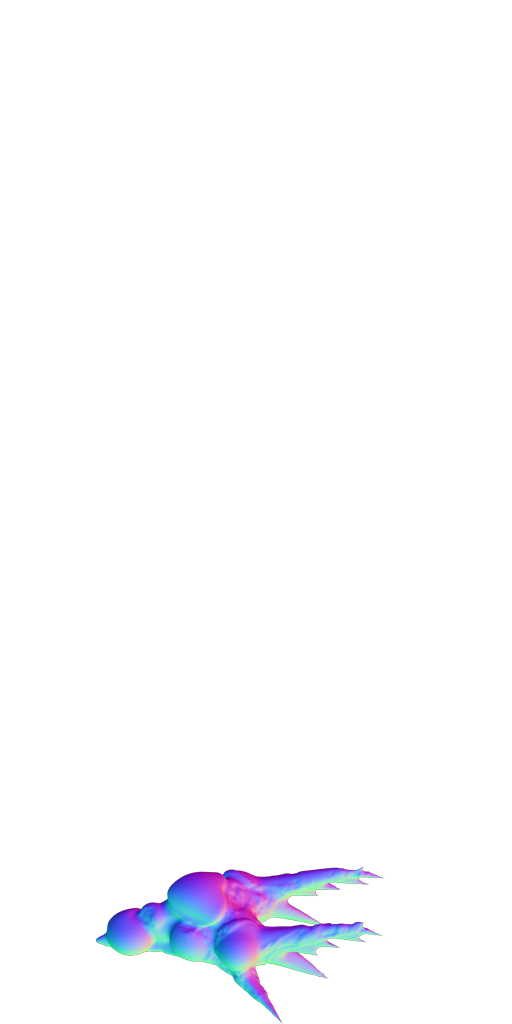
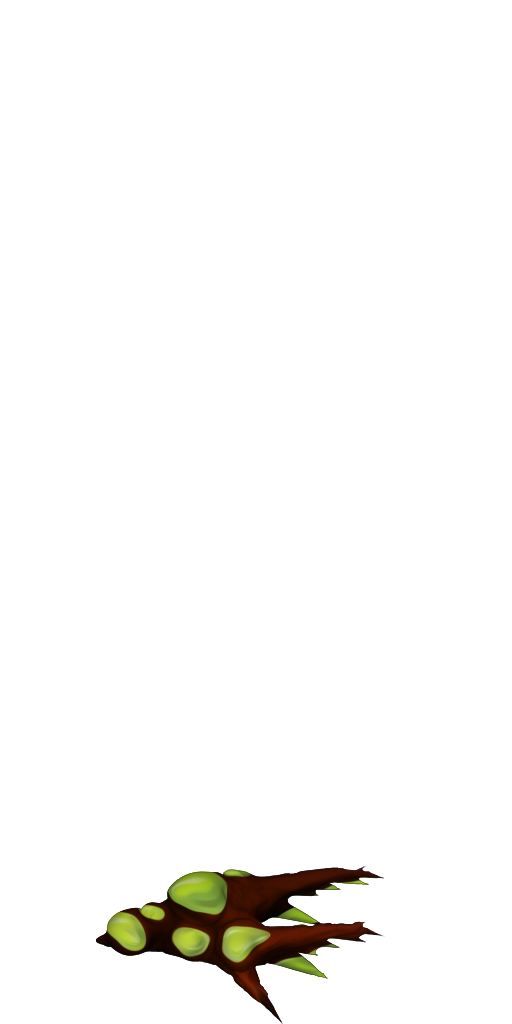
Two versions of the same layered image (w=512, h=1024). Layer-by-layer changes:
showed "Ebene 5" over left=96, top=866, right=385, bottom=1024
